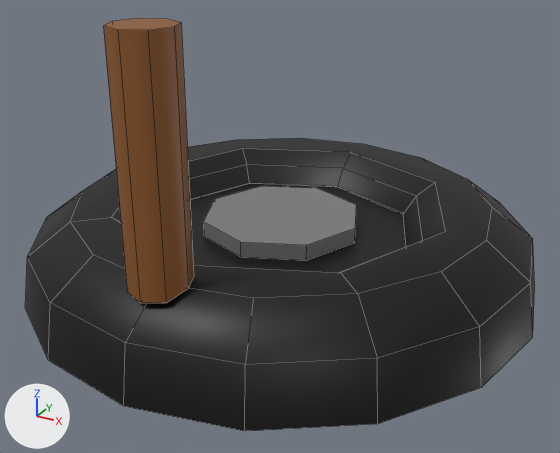
Two versions of the FBX model Objects/Mesh/turret_wheel2.fbx, one commit apart.
One viewpoint serves both versions: a camera (50 mm lens) standing at (0.00648, -0.01187, 0.00364) and looking at (0.0001, -0.00027, -0.00216). Arrows for +X, +Y and +Z are at lower left; the lights stay in place. Mesh edges are drawn as thin lines. Where no turn or scale is listed for an object, it has been applied to the vertices.

The scene before the commit, as lines of its bpy script (objects in view):
```python
mat_material_001 = principled_material('Material.001')
mat_material_001.texture = img_periscope_dif_png
me_cylinder_001 = bpy.data.meshes.new('Cylinder.001')
me_cylinder_001.from_pydata(...)  # 132 vertices, 91 faces; spans x -0.0048..0.0048, y -0.0048..0.0048, z -0.005..0.00201
me_cylinder_001.materials.append(mat_material_001)  # picture img_periscope_dif_png
# before: 120 (0.0, -0.00385, -0.00172), 121 (0.0005, -0.00376, -0.00172) at pixel (188, 288), 122 (0.00035, -0.00411, -0.00183) at pixel (166, 303), 123 (0.0, -0.00426, -0.00186) at pixel (140, 303), 124 (0.0, -0.00426, -0.00186) at pixel (140, 303)
# before: 125 (-0.00035, -0.00411, -0.00183) at pixel (127, 291), 126 (-0.0005, -0.00376, -0.00172), 127 (-0.0005, -0.00375, -0.00172), 131 (0.0005, -0.00375, -0.00172) at pixel (188, 288)
ob_cylinder = bpy.data.objects.new('Cylinder', me_cylinder_001)
ob_cylinder.location = (0.0, 0.0, 0.0)
```
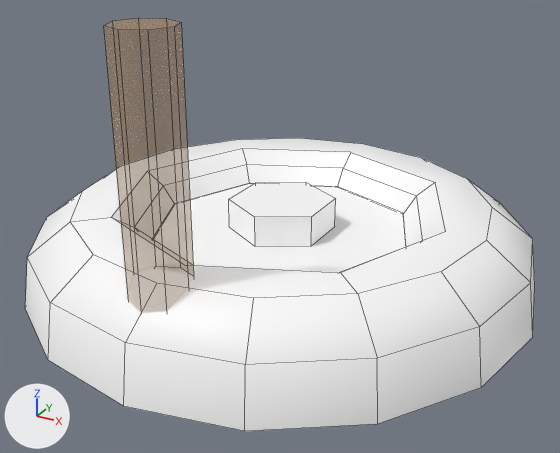
Commit message: Fixed turret steer

Diff of the bpy script that builds the scene:
```diff
--- a/Objects/Mesh/turret_wheel2.fbx.py
+++ b/Objects/Mesh/turret_wheel2.fbx.py
@@ img_periscope_dif_png @@
-img_periscope_dif_png = load_image('periscope_dif.png', '../Textures/periscope_dif.png', 8, 8, 'sRGB')
+img_periscope_dif_png = load_image('periscope_dif.png', '../Textures/periscope_dif.png', 8, 8, 'Non-Color')
@@ mat_material_001 @@
 n0 = _N.new('ShaderNodeBsdfPrincipled'); n0.name = 'Principled BSDF'
 n2.image = img_periscope_dif_png
+n3 = _N.new('ShaderNodeTexImage'); n3.name = 'Image Texture.001'
+n3.image = img_periscope_dif_png
 _L.new(n2.outputs[0], n0.inputs[0])  # 'Color' to 'Base Color'
 _L.new(n0.outputs[0], n1.inputs[0])  # 'BSDF' to 'Surface'
+_L.new(n3.outputs[0], n0.inputs[4])  # 'Color' to 'Alpha'
@@ me_cylinder_001 @@
 # used by ob_cylinder; location = (0.0, 0.0, 0.0)
 # verts and faces of me_cylinder_001; kept vertices keep their numbers, new ones are numbered from 132
-me_cylinder_001.from_pydata(...)  # 132 vertices, 91 faces; spans x -0.0048..0.0048, y -0.0048..0.0048, z -0.005..0.00201
+me_cylinder_001.from_pydata(...)  # 128 vertices, 88 faces; spans x -0.0048..0.0048, y -0.0048..0.0048, z -0.005..0.00201
+# me_cylinder_001 part 1
+# 16 vertices are removed from x -0.0015..0.0015, y -0.0015..0.0015, z -0.0023..-0.002
+# 10 faces are deleted
+# 6 vertices are added at (0.0, 0.001, -0.0023), (0.00087, 0.0005, -0.0023), (0.00087, -0.0005, -0.0023), (0.0, -0.001, -0.0023), (-0.00087, -0.0005, -0.0023), (-0.00087, 0.0005, -0.0023)
+# 6 new vertices lie (0.0, 0.0, 0.00058) away from vertices in x -0.00087..0.00087, y -0.001..0.001, z -0.0023
+# 7 new faces join them
+# me_cylinder_001 part 2
+for i in [*range(120, 128), 131]: verts[i] += (0.0, 0.0, -0.00048)
 me_cylinder_001.materials.append(mat_material_001)
```

Changed parts and their boxes [x1, y1, x2, y2] in the pictures (560 x 453 px; the box of a moved part takes in the faces that stretch with it):
'Cylinder', surface changed, reshaped (black to white)
    before: [25, 18, 535, 431]
    after: [25, 138, 535, 431]
part 1 of me_cylinder_001, moved or reshaped
    before: [204, 186, 357, 261]
    after: [229, 182, 336, 247]
part 2 of me_cylinder_001, moved or reshaped
    before: [103, 23, 194, 303]
    after: [159, 266, 191, 275]
